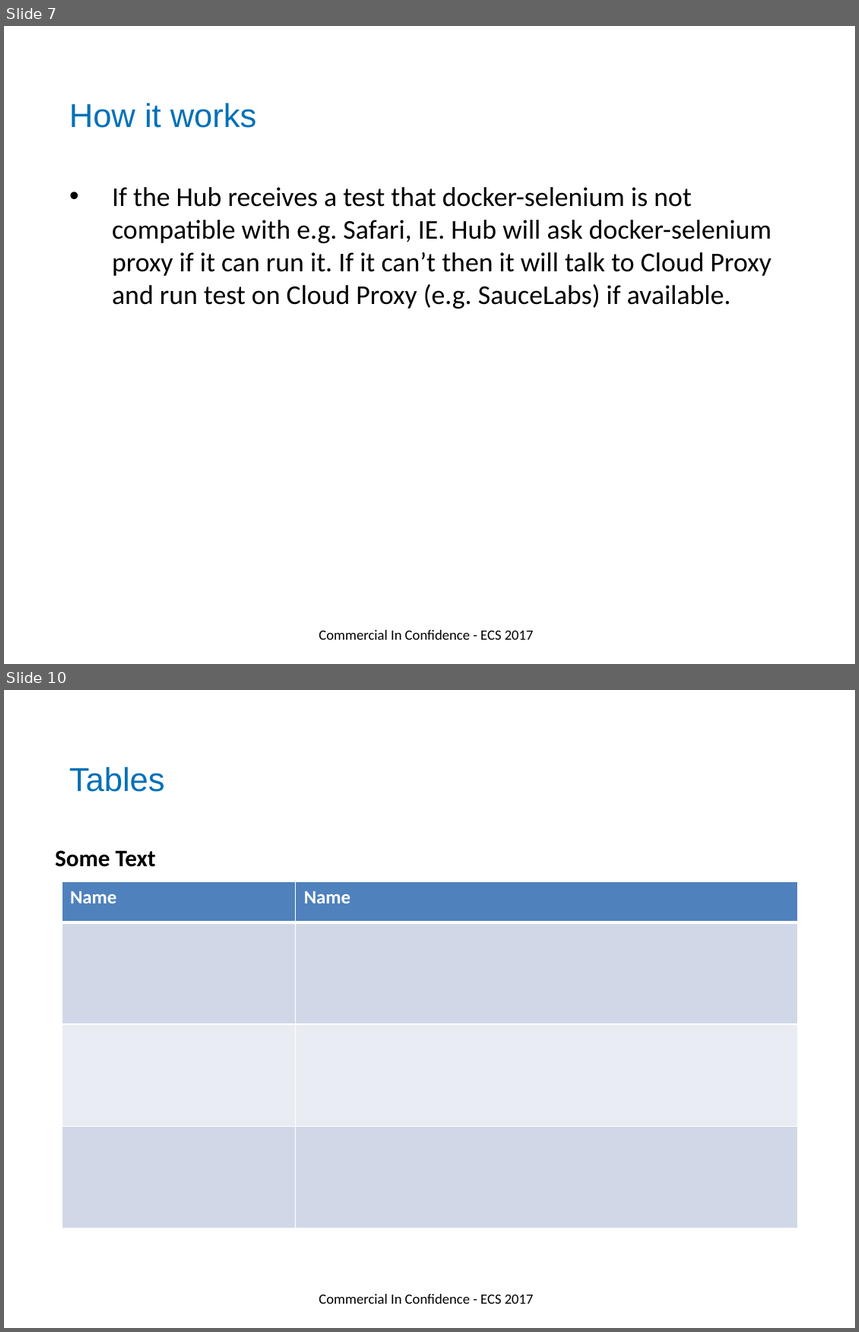
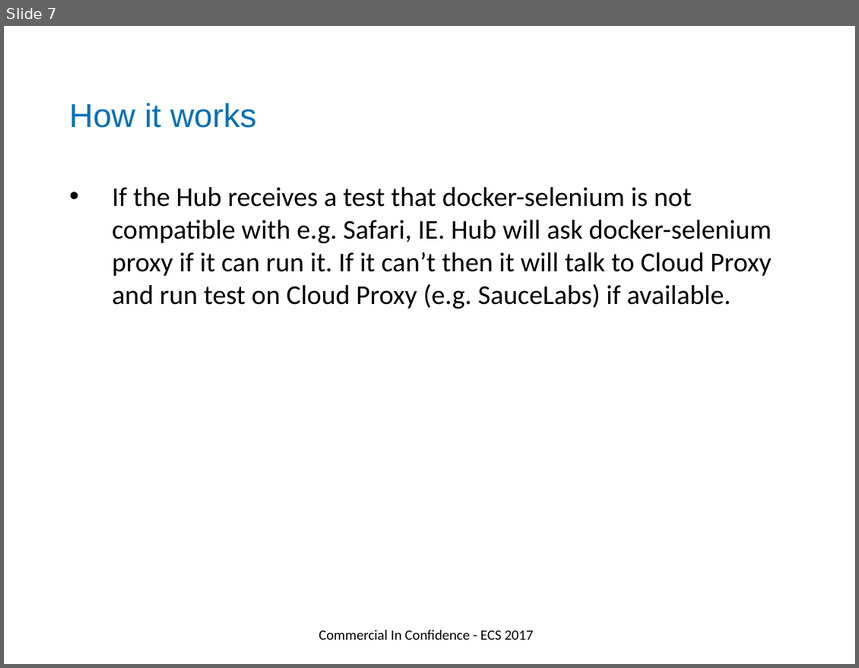
Before and after one commit to DevOpsPlayground/Hands-on-with-Selenium-Auto-Scaling-using-Docker-and-Zalenium, a slide deck: ECS_Digital_Template.pptx. Shown one above the other, each under a label of ours: slides 7 and 10 before the commit, slide 7 after it; the slides between them are not shown. The pictures are 859x1332 and 859x668 pixels, drawn with LibreOffice and Linux fonts; fonts in the diff are those of the drawing; background and template pictures are left out. Boxes give left, top, right and bottom in pixels: in the first picture for what was removed or moved away, otherwise in the second. Text is boxed around its words. In the diff, an @@ line names an element or a change of style, - is before the commit and + after.

```diff
--- a/ECS_Digital_Template.pptx
+++ b/ECS_Digital_Template.pptx
@@ slide 10 removed at <box>4,690,855,1328</box>, background #FFFFFF; not listed: 1 template element that a slide beside it also shows @@
@@ text removed at <box>69,767,165,792</box> @@
-Tables
@@ text removed at <box>55,850,156,867</box> @@
-Some Text
@@ table removed at <box>62,882,799,1229</box>, 4 rows, 2 columns @@
-Name | Name
- | 
- | 
- | 
@@ text removed at <box>319,1294,534,1304</box> @@
-Commercial In Confidence - ECS 2017
```
Also in this commit, not shown: 2 slides changed, 1 other slide removed, 5 other files.
